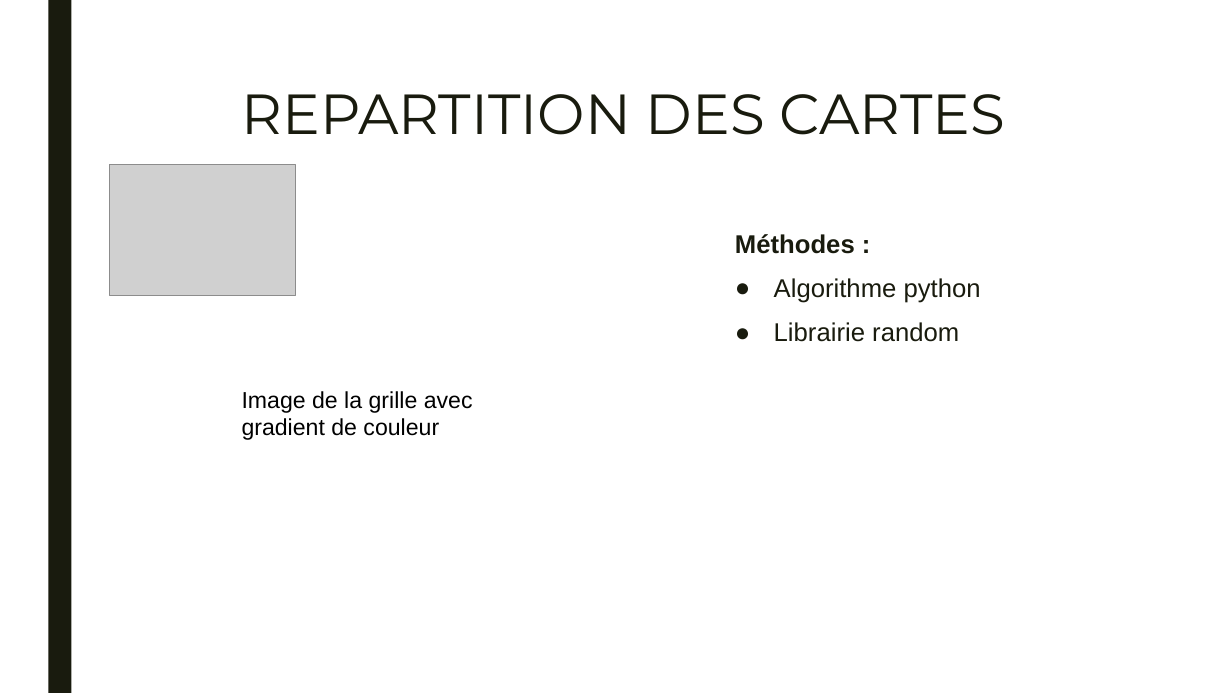
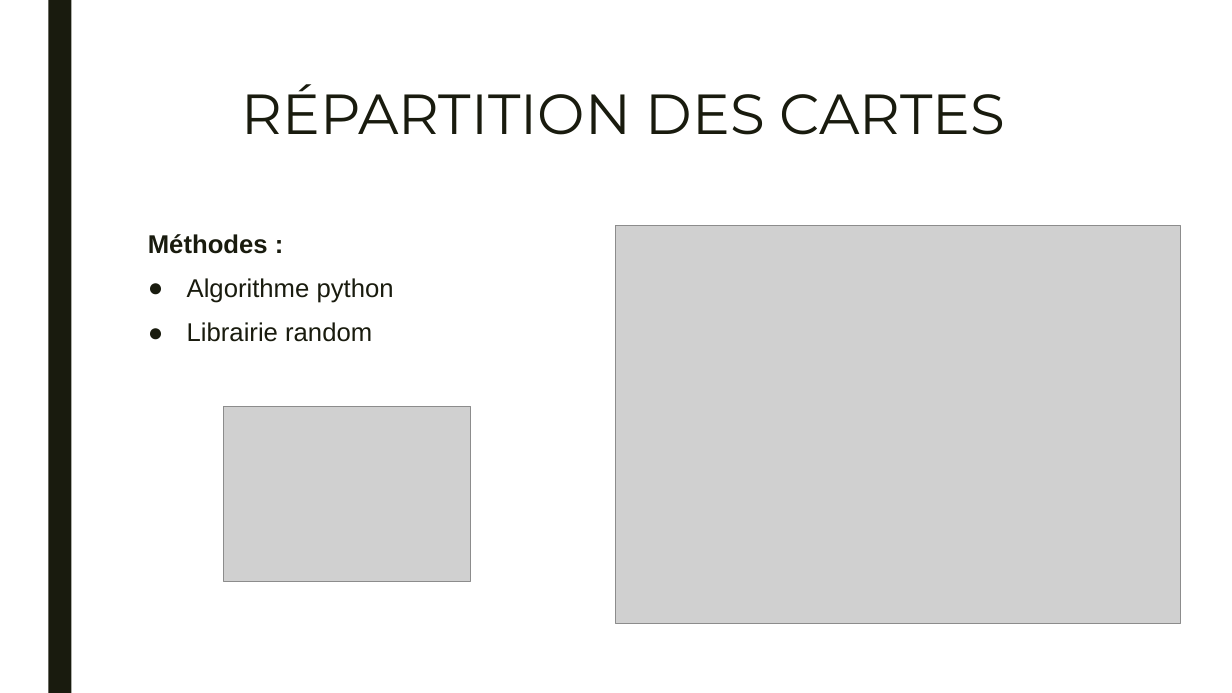
Before and after one commit to axmuris/ProjetCodenames, a slide deck: slide 4 of Oral/CodeNames.pptx. Drawn at 1232x693 pixels with LibreOffice and Linux fonts; fonts in the diff are those of the drawing; grey boxes stand for pictures; background and template pictures are left out. Boxes give left, top, right and bottom in pixels: in the first picture for what was removed or moved away, otherwise in the second. Text is boxed around its words. In the diff, an @@ line names an element or a change of style, - is before the commit and + after.

```diff
--- a/Oral/CodeNames.pptx
+++ b/Oral/CodeNames.pptx
@@ title at box(242, 84, 1005, 135): text changed @@
-REPARTITION DES CARTES
+RÉPARTITION DES CARTES
@@ text "Méthodes :": place and size @@
-text "Méthodes :" at box(735, 234, 981, 342)
+text "Méthodes :" at box(148, 234, 394, 342)
@@ picture added at box(616, 226, 1181, 624) @@
@@ picture: place and size @@
-picture at box(110, 165, 296, 296)
+picture at box(224, 407, 471, 581)
@@ text removed at box(242, 391, 473, 440) @@
-Image de la grille avec gradient de couleur
```
Also in this commit, not shown: 2 other files.
